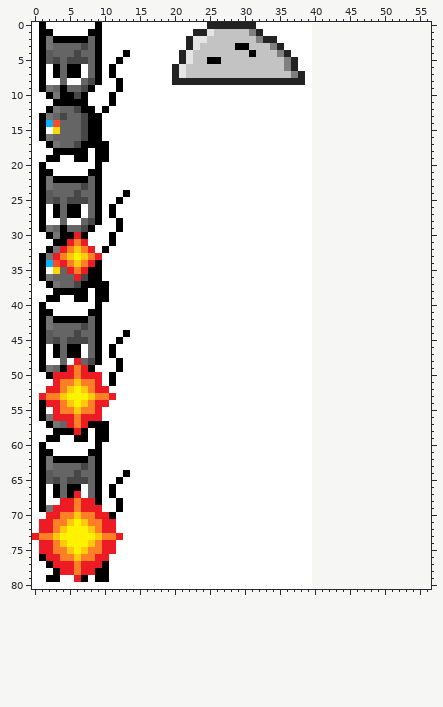
Edited in one commit: sprite sheet (TheCutestWayToDie-android/assets/graphics/enemies_template.png). The picture above is the old version.
The file is 40x81 pixels. The old version is drawn lined up with the new one, on the new canvas.
After the commit:
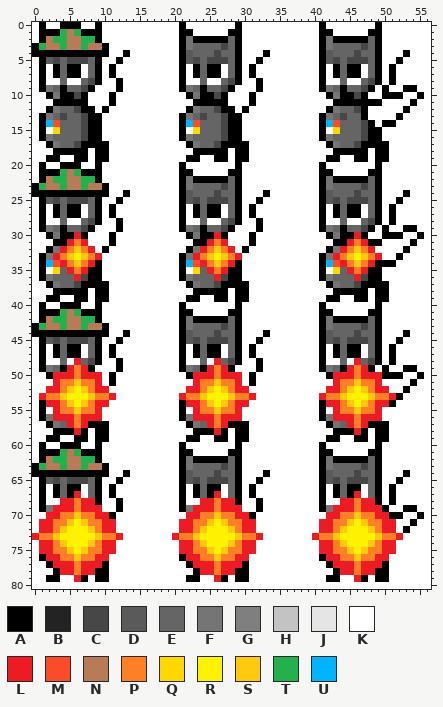
Palette (. is transparent): A #000000  B #232323  C #474747  D #5a5a5a  E #656565  F #757575  G #7f7f7f  H #c3c3c3  J #e5e5e5  K #ffffff  L #ed1c24  M #fb4b28  N #b97a57  P #ff7f27  Q #ffd800  R #fff200  S #ffc90e  T #22b14c  U #00b4ff
Change:
canvas 40x81 -> 57x81
Changed rows in their new state; - is an unchanged pixel.
first column x 0:
 0 ----AAA--------------A---KKKKAKK--------KAKKKKKKKAKKKKKKK
 1 ---ATNTA-------------AAKKKKKAAKKK-------KAAKKKKKAAKKKKKKK
 2 --NTTNNTT------------AFAAAAAEAKKKKK-----KAFAAAAAEAKKKKKKK
 3 ATNNTNNTNNA----------AFEEEECE-KKKKKK----KAFEEEECEAKKKKKKK
 4 A-AAAAAAA-A----------ADEEECEEAKKKAKKK---KADEEECEEAKKKAKKK
 5 ---------------------ADCECCCEAKKAKKKKK--KADCECCCEAKKAKKKK
 6 --------------------KAKAEAAKEAKAKKKKKK--KAKAEAAKEAKAKKKKK
 7 --------------------KAKAEAAKEAKAKKKKKKK-KAKAEAAKEAKAKKKKK
 8 --------------------KAKKEKKECAKKAKKKKKK-KAKKEKKECAKAKKKKK
 9 ---------------------AFEAEECA---A-------KAFEAEECAKAKKAAKK
10 ----------------------AFAACA---A--------KKAFAACAKKAAAKKAK
11 -----------------------AAAAA---A--------KKKAAAAAAAKKKKAKK
12 ----------------------AFEECAA-A---------KKAFEECAKKKKKAKKK
13 ---------------------AFECEECAA----------KAFECEEAKKKKAKKKK
14 ---------------------AUMEEECAA----------KAUMEEECAKAAKKKKK
15 ---------------------A-QEEECAA----------KAKQEEECAAKKKKKKK
16 ---------------------AFEEEECAA----------KAFEEEECAAKKKKKKK
17 ----------------------AFEECAAAA---------KKAFEECAAAAKKKKKK
18 -----------------------AAAAA-AA---------KKKAAAAAKAAKKKKKK
19 ----------------------AA--AA-AA---------KKAAKKAAKAAKKKKKK
20 ----AAA--------------A-------A----------KAKKKKKKKAKKKKKKK
21 ---ATNTA-------------AA-----AA----------KAAKKKKKAAKKKKKKK
22 --NTTNNTT------------AFAAAAAEA----------KAFAAAAAEAKKKKKKK
23 ATNNTNNTNNA----------AFEEEECEA----------KAFEEEECEAKKKKKKK
24 A-AAAAAAA-A----------ADEEECEEA---A------KADEEECEEAKKKAKKK
25 ---------------------ADCECCCEA--A-------KADCECCCEAKKAKKKK
26 ---------------------A-AEAA-EA-A--------KAKAEAAKEAKAKKKKK
27 ---------------------A-AEAA-EA-A--------KAKAEAAKEAKAKKKKK
28 ---------------------A--E--ECA--A-------KAKKEKKECAKAKKKKK
29 ---------------------AFEAEECA---A-------KAFEAEECAKAKKAAKK
30 ----------------------AFAALA---A--------KKAFAALAKKAAAKKAK
31 -----------------------AALPL---A--------KKKAALPLAAKKKKAKK
32 ----------------------AFLPSPL-A---------KKAFLPSPLKKKKAKKK
33 ---------------------AFLPSRSPL----------KAFLPSRSPLKKAKKKK
34 ---------------------AUMLPSPLA----------KAUMLPSPLAAAKKKKK
35 ---------------------A-QELPLAA----------KAKQELPLAAKKKKKKK
36 ---------------------AFEEELCAA----------KAFEEELCAAKKKKKKK
37 ----------------------AFEECAAAA---------KKAFEECAAAAKKKKKK
38 -----------------------AAAAA-AA---------KKKAAAAAKAAKKKKKK
39 ----------------------AA--AA-AA---------KKAAKKAAKAAKKKKKK
40 ----AAA--------------A-------A----------KAKKKKKKKAKKKKKKK
41 ---ATNTA-------------AA-----AA----------KAAKKKKKAAKKKKKKK
42 --NTTNNTT------------AFAAAAAEA----------KAFAAAAAEAKKKKKKK
43 ATNNTNNTNNA----------AFEEEECEA----------KAFEEEECEAKKKKKKK
44 A-AAAAAAA-A----------ADEEECEEA---A------KADEEECEEAKKKAKKK
45 ---------------------ADCECCCEA--A-------KADCECCCEAKKAKKKK
46 ---------------------A-AEAA-EA-A--------KAKAEAAKEAKAKKKKK
47 ---------------------A-AEAA-EA-A--------KAKAEAAKEAKAKKKKK
48 ---------------------A--E-LECA--A-------KAKKEKLECAKAKKKKK
49 ---------------------AFEALPLA---A-------KAFEALPLAKAKKAAKK
50 ----------------------ALLLPLLL-A--------KKALLLPLLLAAAKKAK
51 -----------------------LPPSPPL-A--------KKKLPPSPPLKKKKAKK
52 ----------------------LLPSRSPLL---------KKLLPSRSPLLKKAKKK
53 ---------------------LPPSRRRSPPL--------KLPPSRRRSPPLAKKKK
54 ---------------------ALLPSRSPLL---------KALLPSRSPLLAKKKKK
55 ---------------------A-LPPSPPL----------KAKLPPSPPLKKKKKKK
56 ---------------------AFLLLPLLL----------KAFLLLPLLLKKKKKKK
57 ----------------------AFELPLAAA---------KKAFELPLAAAKKKKKK
58 -----------------------AAALA-AA---------KKKAAALAKAAKKKKKK
59 ----------------------AA--AA-AA---------KKAAKKAAKAAKKKKKK
60 ----AAA--------------A-------A----------KAKKKKKKKAKKKKKKK
61 ---ATNTA-------------AA-----AA----------KAAKKKKKAAKKKKKKK
62 --NTTNNTT------------AFAAAAAEA----------KAFAAAAAEAKKKKKKK
63 ATNNTNNTNNA----------AFEEEECEA----------KAFEEEECEAKKKKKKK
64 A-AAAAAAA-A----------ADEEECEEA---A------KADEEECEEAKKKAKKK
65 ---------------------ADCECCCEA--A-------KADCECCCEAKKAKKKK
66 ---------------------A-AEAA-EA-A--------KAKAEAAKEAKAKKKKK
67 ---------------------A-AEAL-EA-A--------KAKAEALKEAKAKKKKK
68 ---------------------A--LLPLLA--A-------KAKKLLPLLAKAKKKKK
69 ---------------------AFLLLPLLL--A-------KAFLLLPLLLAKKAAKK
70 ----------------------LLPPSPPLLA--------KKLLPPSPPLLAAKKAK
71 ---------------------LLPPSRSPPLL--------KLLPPSRSPPLLKKAKK
72 ---------------------LLPSRRRSPLL--------KLLPSRRRSPLLKAKKK
73 --------------------LPPSRRRRRSPPL-------LPPSRRRRRSPPLKKKK
74 ---------------------LLPSRRRSPLL--------KLLPSRRRSPLLKKKKK
75 ---------------------LLPPSRSPPLL--------KLLPPSRSPPLLKKKKK
76 ---------------------ALLPPSPPLL---------KALLPPSPPLLKKKKKK
77 ----------------------ALLLPLLLA---------KKALLLPLLLAKKKKKK
78 -----------------------ALLPLLAA---------KKKALLPLLAAKKKKKK
79 ----------------------AA--LA-AA---------KKAAKKLAKAAKKKKKK
80 ----------------------------------------KKKKKKKKKKKKKKKKK
Changed places in both pictures, as pixel boxes (x1, y1, x2, y2):
changed: (32, 22, 109, 57)
changed: (172, 22, 431, 589)
changed: (32, 162, 109, 197)
changed: (32, 302, 109, 337)
changed: (32, 442, 109, 477)
